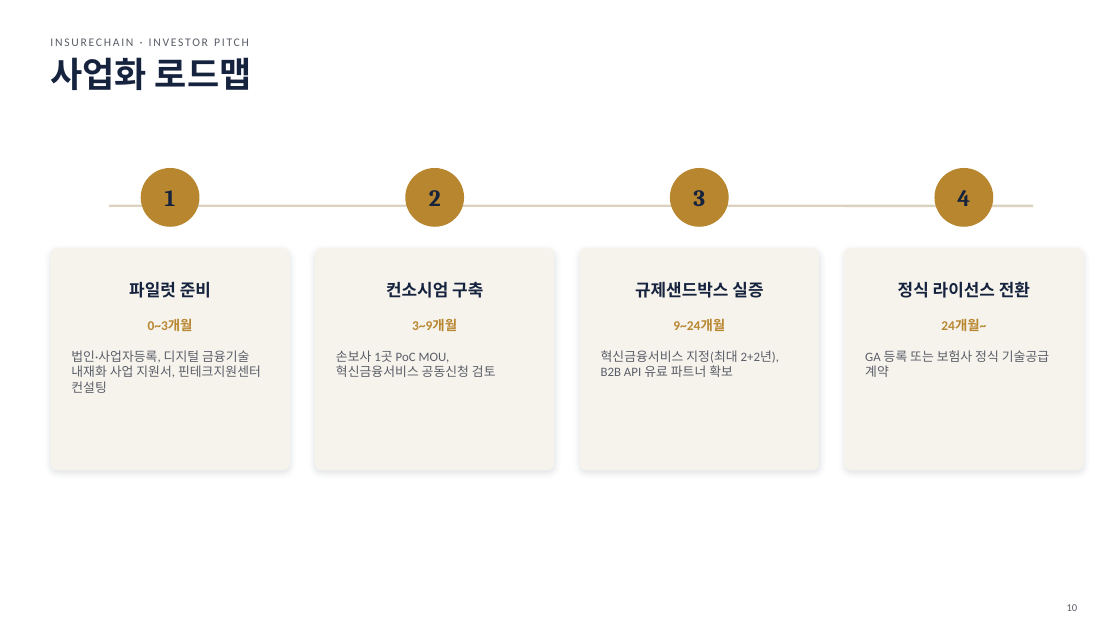
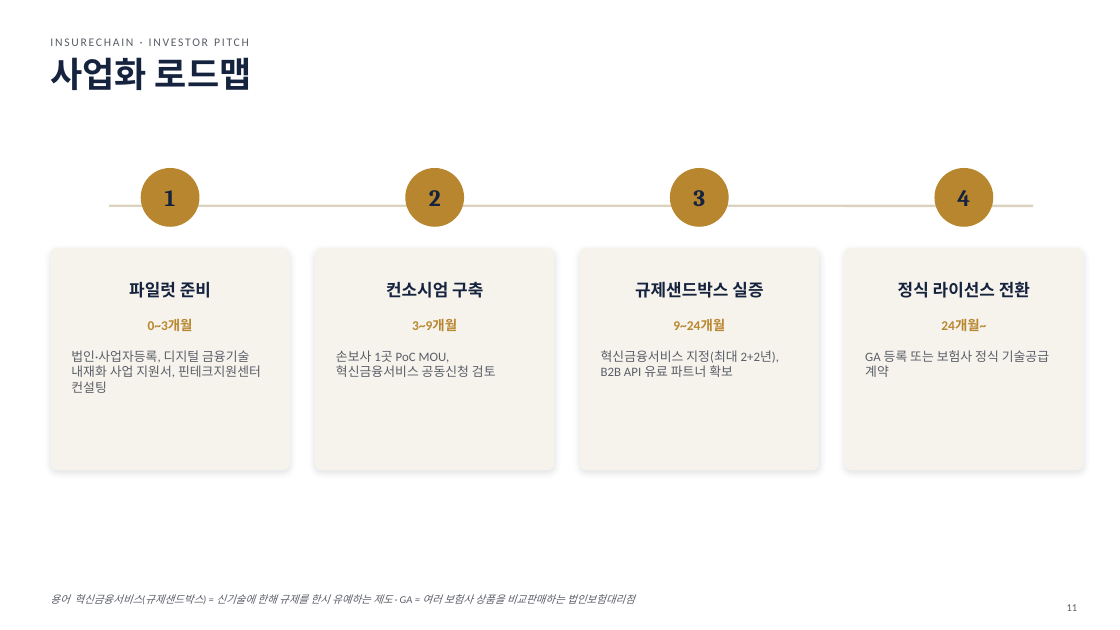
Before and after one commit to leeyonsei78/capstone_project_alpha, a slide deck: slide 11 of 인슈어체인_투자피칭_발표자료.pptx (slide 10 before the commit). Drawn at 1120x630 pixels with LibreOffice and Linux fonts; fonts in the diff are those of the drawing. Boxes give left, top, right and bottom in pixels: in the first picture for what was removed or moved away, otherwise in the second. Text is boxed around its words. In the diff, an @@ line names an element or a change of style, - is before the commit and + after.

```diff
--- a/인슈어체인_투자피칭_발표자료.pptx
+++ b/인슈어체인_투자피칭_발표자료.pptx
@@ text added at bbox=[50, 594, 635, 604], 9 pt, text #5A5E68, italic @@
+용어 혁신금융서비스(규제샌드박스) = 신기술에 한해 규제를 한시 유예하는 제도 · GA = 여러 보험사 상품을 비교판매하는 법인보험대리점
@@ page number at bbox=[1067, 604, 1078, 611]: text changed @@
-10
+11
```
Also in this commit, not shown: 12 other slides changed, 1 slide added.
